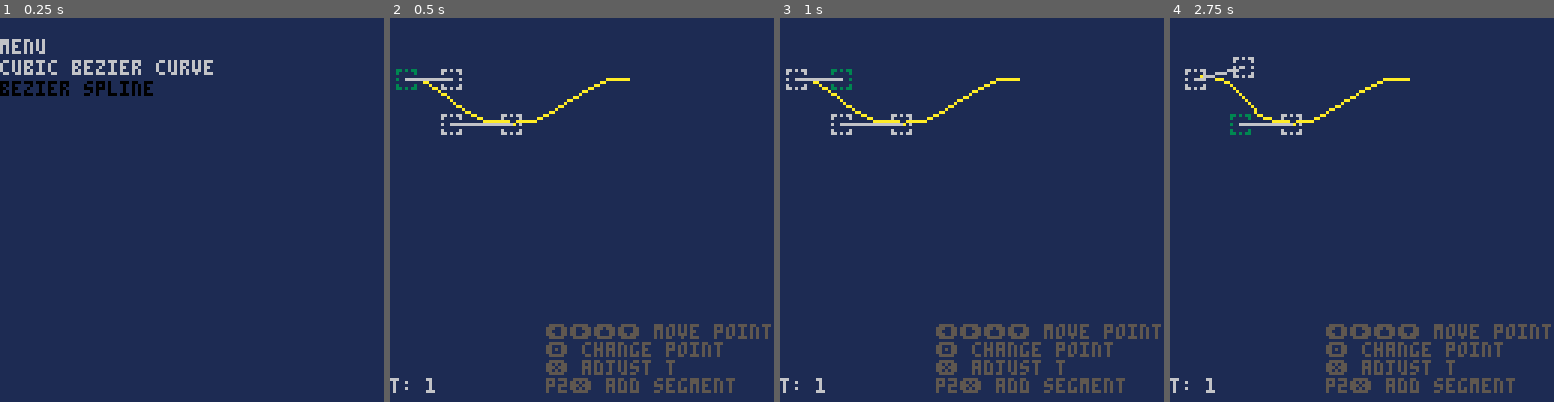
Above: before the commit, frames 1-4 (left to right).
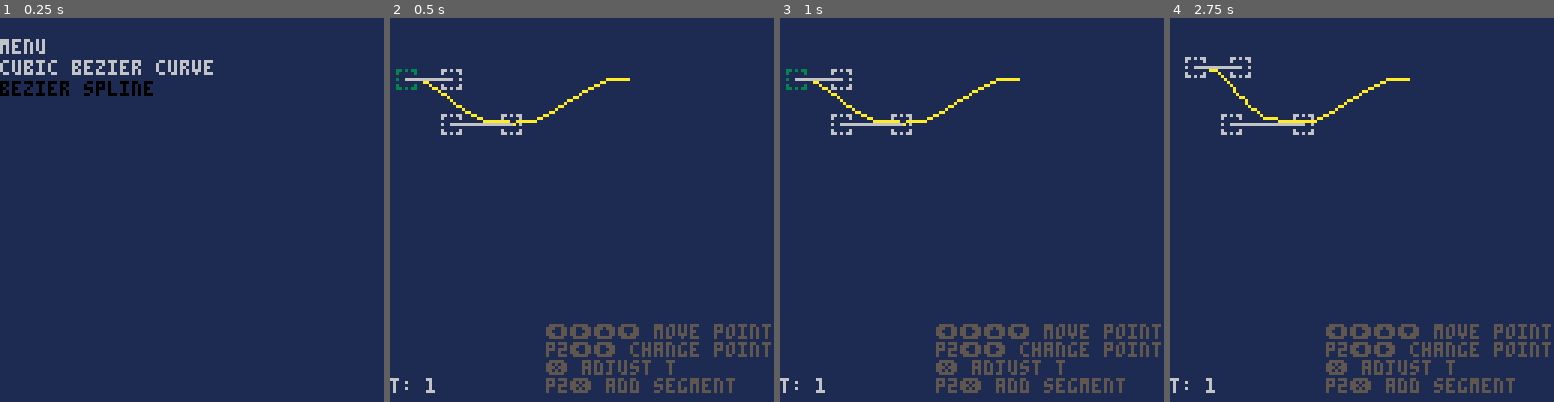
Above: after the commit, the same moments.

Repository: ajbowen249/pico-8-bezier
Game: PICO-8 cartridge bezier.p8
The game is run twice, just before and just after one commit, with the same random seed, the same clock (stepped at 60 frames per second) and the same inputs.
Inputs:
- Up to frame 1 (0.25 s): no input
- Up to frame 2 (0.5 s): tap X (X key) at 0.33 s
- Up to frame 3 (1 s): tap O (Z key) at 0.7 s
- Up to frame 4 (2.75 s): tap X (X key) at 1.07, 1.85 s; hold Right 1.6-2.1 s; hold P2 Left 1.6-2.1 s; tap O (Z key) at 1.7, 2.1, 2.5 s; hold Up 2.15-2.42 s; hold P2 Down 2.15-2.42 s; hold Right from 2.47 s (still down); hold P2 Left from 2.47 s (still down)

Frame 1 is identical in both runs. In frame 2, 1.0% of the frame differs, in the area x 40-100%, y 84-89%; in frame 3, 1.1%; in frame 4, 2.1%, in the area x 3-100%, y 10-89%.

Commit message:
improve point selection

Diff:
--- a/bezier.p8
+++ b/bezier.p8
@@ -367,7 +367,7 @@
 function bsds_draw_help(cur_mode)
   if cur_mode == 0 then
     print("⬅️➡️⬆️⬇️ move point", 52, 102, 5)
-    print("🅾️ change point", 52, 108, 5)
+    print("p2⬅️➡️ change point", 52, 108, 5)
     print("❎ adjust t", 52, 114, 5)
     print("p2❎ add segment", 52, 120, 5)
   elseif cur_mode == 1 then
@@ -402,7 +402,7 @@
   end
 
   if bsds.mode == 0 then
-      if btnp(4) then
+      if btnp(1, 1) then
         bsds.selected_control_point = bsds.selected_control_point + 1
         if bsds.selected_control_point > 4 then
           bsds.selected_control_point = 1
@@ -411,6 +411,16 @@
 
         if bsds.selected_curve > #bsds.spline.curves then
           bsds.selected_curve = 1
+        end
+      elseif btnp(0, 1) then
+        bsds.selected_control_point = bsds.selected_control_point - 1
+        if bsds.selected_control_point < 0 then
+          bsds.selected_control_point = 1
+          bsds.selected_curve = bsds.selected_curve - 1
+        end
+
+        if bsds.selected_curve < 1 then
+          bsds.selected_curve = #bsds.spline.curves
         end
       end
 
